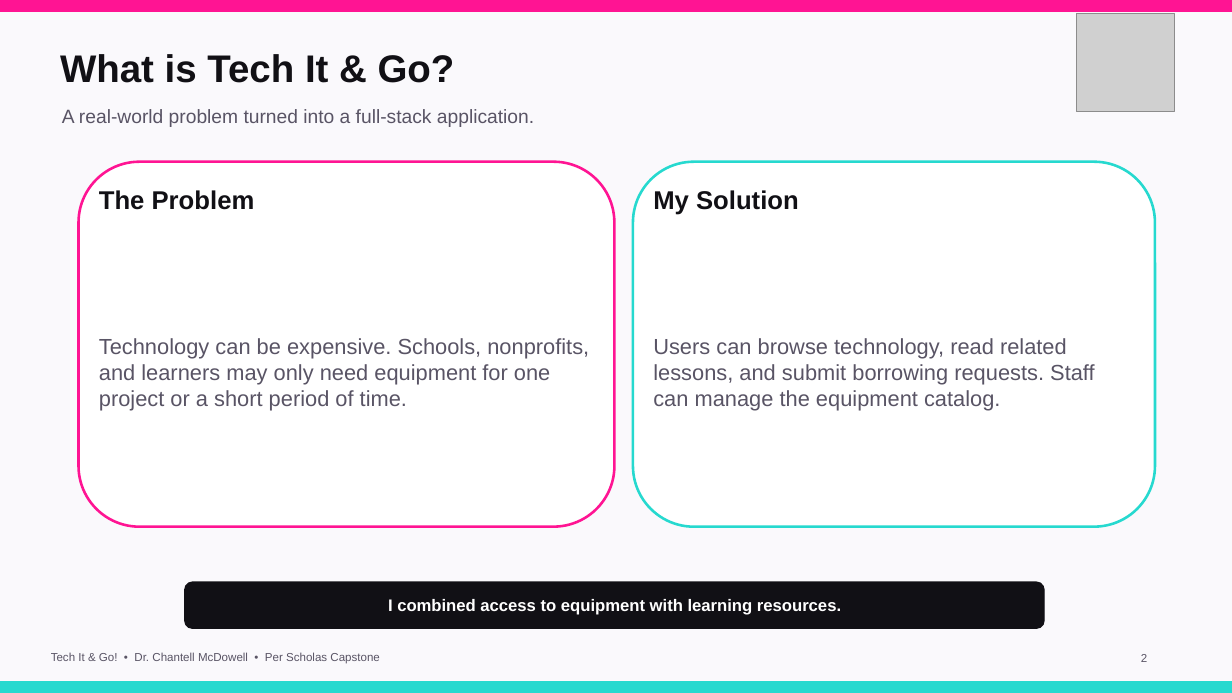
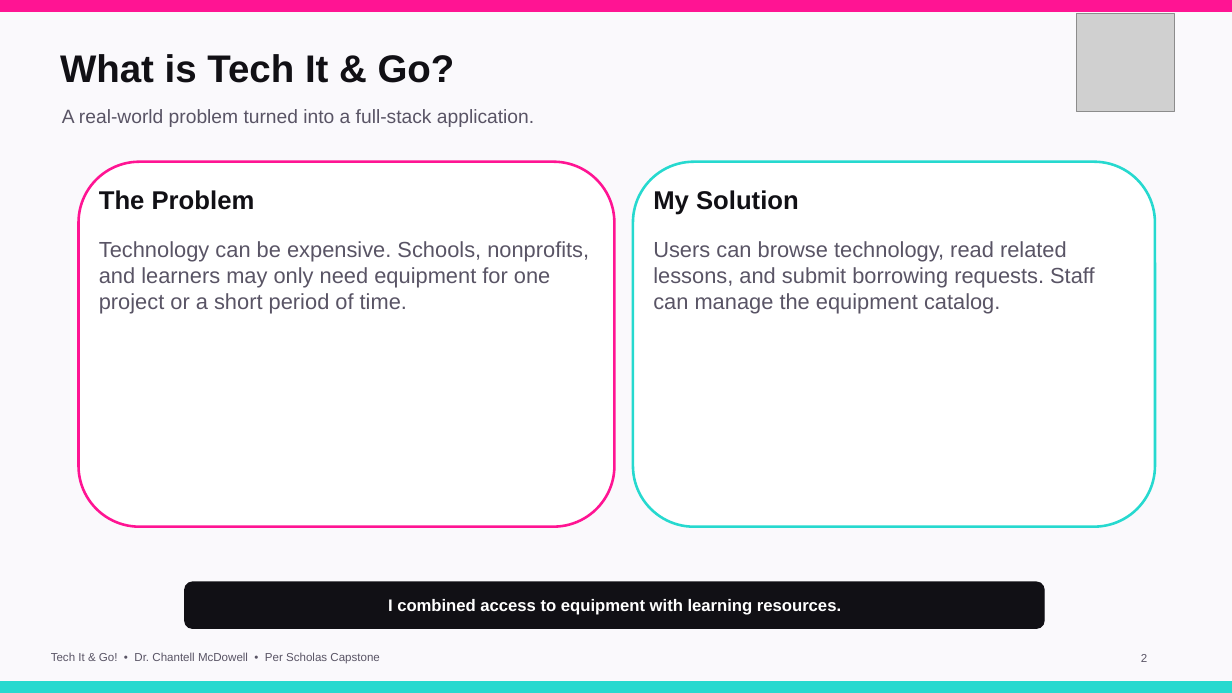
Before and after one commit to Drchantell/Dr_Chantell_Tech_It_and_Go_frontend, a slide deck: slide 2 of presentation/Tech_It_and_Go_7_Minute_Presentation_With_Catalog_Link.pptx. Drawn at 1232x693 pixels with LibreOffice and Linux fonts; fonts in the diff are those of the drawing; grey boxes stand for pictures. Boxes give left, top, right and bottom in pixels: in the first picture for what was removed or moved away, otherwise in the second. Text is boxed around its words. In the diff, an @@ line names an element or a change of style, - is before the commit and + after.

Commit message:
Align presentation text and make app fields responsive across devices

```diff
--- a/presentation/Tech_It_and_Go_7_Minute_Presentation_With_Catalog_Link.pptx
+++ b/presentation/Tech_It_and_Go_7_Minute_Presentation_With_Catalog_Link.pptx
@@ text "Technology can be expensive. Schools, ..." at (99, 241, 589, 314): vertical alignment middle to top @@
@@ text "Users can browse technology, read ..." at (653, 241, 1094, 314): vertical alignment middle to top @@
```
Also in this commit, not shown: 6 other slides changed, 6 other files.
